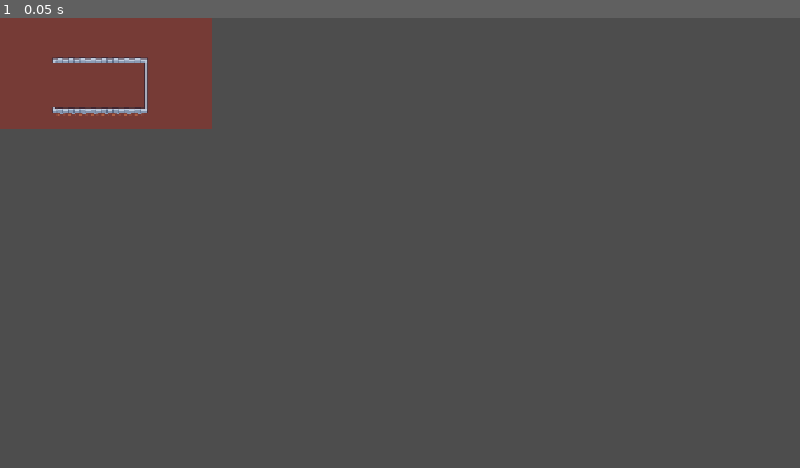
Above: before the commit, frame 1.
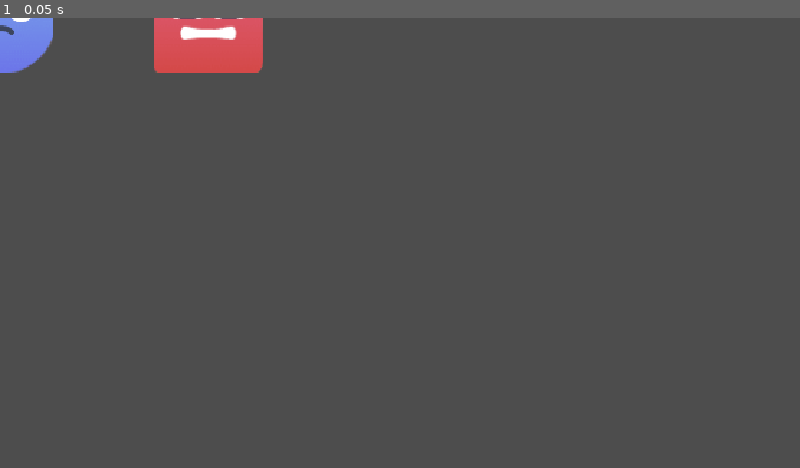
Above: after the commit, the same moment.

Repository: Samprisho/dots-revolution
Game: Godot game, scene res://main.tscn
Two runs of this game, one before a commit and one after it. Both use one fixed random seed, a clock stepped at 60 frames per second and the inputs below. Before the commit the project starts from res://scenes/levels/test_level.tscn.
Inputs:
- Up to frame 1 (0.05 s): no input

The runs differ from the first frame. In frame 1, 7.3% of the frame differs, in the area x 0-33%, y 0-25%.

Commit message:
Finished dot character and square character. Created seperate scenes for them and connected them to main.

Diff:
--- /dev/null
+++ b/dot.tscn
@@ -0,0 +1,51 @@
+[gd_scene format=3 uid="uid://ctnvxpiql1c40"]
+
+[ext_resource type="Texture2D" uid="uid://dcww4y6adnsds" path="res://assets/sprites/spritesheet_default.png" id="1_syhbm"]
+[ext_resource type="Texture2D" uid="uid://c1wydb8s4rfbw" path="res://assets/sprites/spritesheet_double.png" id="2_o7bw8"]
+
+[sub_resource type="CircleShape2D" id="CircleShape2D_2hs0m"]
+radius = 91.13726
+
+[sub_resource type="AtlasTexture" id="AtlasTexture_hqtel"]
+atlas = ExtResource("1_syhbm")
+region = Rect2(1, 148, 77, 78)
+
+[sub_resource type="SpriteFrames" id="SpriteFrames_6g1ex"]
+animations = [{
+"frames": [{
+"duration": 1.0,
+"texture": SubResource("AtlasTexture_hqtel")
+}],
+"loop": 1,
+"name": &"default",
+"speed": 5.0
+}]
+
+[sub_resource type="AtlasTexture" id="AtlasTexture_sweqy"]
+atlas = ExtResource("2_o7bw8")
+region = Rect2(121, 1093, 93, 49)
+
+[sub_resource type="SpriteFrames" id="SpriteFrames_lg1c5"]
+animations = [{
+"frames": [{
+"duration": 1.0,
+"texture": SubResource("AtlasTexture_sweqy")
+}],
+"loop": 1,
+"name": &"default",
+"speed": 5.0
+}]
+
+[node name="Dot" type="CharacterBody2D" unique_id=879685431]
+
+[node name="CollisionShape2D" type="CollisionShape2D" parent="." unique_id=103549076]
+shape = SubResource("CircleShape2D_2hs0m")
+
+[node name="DotSkeleton" type="Node2D" parent="." unique_id=744449641]
+
+[node name="Body" type="AnimatedSprite2D" parent="DotSkeleton" unique_id=1925438646]
+scale = Vector2(2, 2)
+sprite_frames = SubResource("SpriteFrames_6g1ex")
+
+[node name="Face" type="AnimatedSprite2D" parent="DotSkeleton" unique_id=1684589045]
+sprite_frames = SubResource("SpriteFrames_lg1c5")
--- /dev/null
+++ b/main.tscn
@@ -0,0 +1,14 @@
+[gd_scene format=3 uid="uid://bm8chq73mvkx4"]
+
+[ext_resource type="Script" uid="uid://cht5eoh2lecg7" path="res://main.gd" id="1_h2yge"]
+[ext_resource type="PackedScene" uid="uid://ctnvxpiql1c40" path="res://dot.tscn" id="2_lquwl"]
+[ext_resource type="PackedScene" uid="uid://8cjpftwrsltq" path="res://square.tscn" id="3_h2yge"]
+
+[node name="Main" type="Area2D" unique_id=2111529812]
+script = ExtResource("1_h2yge")
+metadata/_edit_group_ = true
+
+[node name="Dot" parent="." unique_id=879685431 instance=ExtResource("2_lquwl")]
+
+[node name="Square" parent="." unique_id=361667307 instance=ExtResource("3_h2yge")]
+position = Vector2(300, 0)
--- a/player.tscn
+++ /dev/null
@@ -1,48 +0,0 @@
-[gd_scene format=3 uid="uid://bm8chq73mvkx4"]
-
-[ext_resource type="Script" uid="uid://cht5eoh2lecg7" path="res://player.gd" id="1_onrkg"]
-[ext_resource type="Texture2D" uid="uid://dcww4y6adnsds" path="res://assets/sprites/spritesheet_default.png" id="2_i3pqv"]
-
-[sub_resource type="AtlasTexture" id="AtlasTexture_hqtel"]
-atlas = ExtResource("2_i3pqv")
-region = Rect2(336, 0, 79, 79)
-
-[sub_resource type="SpriteFrames" id="SpriteFrames_lwu45"]
-animations = [{
-"frames": [{
-"duration": 1.0,
-"texture": SubResource("AtlasTexture_hqtel")
-}],
-"loop": 1,
-"name": &"PlayerMoveDown",
-"speed": 5.0
-}, {
-"frames": [],
-"loop": 1,
-"name": &"PlayerMoveLeft",
-"speed": 5.0
-}, {
-"frames": [],
-"loop": 1,
-"name": &"PlayerMoveRight",
-"speed": 5.0
-}, {
-"frames": [],
-"loop": 1,
-"name": &"PlayerMoveUp",
-"speed": 5.0
-}]
-
-[node name="Player" type="Area2D" unique_id=2111529812]
-position = Vector2(136, 107)
-script = ExtResource("1_onrkg")
-metadata/_edit_group_ = true
-
-[node name="AnimatedSprite2D" type="AnimatedSprite2D" parent="." unique_id=759700781]
-position = Vector2(7, 4)
-scale = Vector2(1.02, 1)
-sprite_frames = SubResource("SpriteFrames_lwu45")
-animation = &"PlayerMoveDown"
-
-[node name="CollisionShape2D" type="CollisionShape2D" parent="." unique_id=400150586]
-position = Vector2(7, 3)
--- a/project.godot
+++ b/project.godot
@@ -11,7 +11,7 @@
 [application]
 
 config/name="Dots Revolution"
-run/main_scene="uid://bnue510njyihg"
+run/main_scene="uid://bm8chq73mvkx4"
 config/features=PackedStringArray("4.7", "Forward Plus")
 
 [display]
--- /dev/null
+++ b/square.tscn
@@ -0,0 +1,52 @@
+[gd_scene format=3 uid="uid://8cjpftwrsltq"]
+
+[ext_resource type="Texture2D" uid="uid://dcww4y6adnsds" path="res://assets/sprites/spritesheet_default.png" id="1_2eeqm"]
+
+[sub_resource type="RectangleShape2D" id="RectangleShape2D_6g1ex"]
+size = Vector2(184, 181)
+
+[sub_resource type="AtlasTexture" id="AtlasTexture_7mycd"]
+atlas = ExtResource("1_2eeqm")
+region = Rect2(257, 0, 79, 79)
+
+[sub_resource type="SpriteFrames" id="SpriteFrames_qvufb"]
+animations = [{
+"frames": [{
+"duration": 1.0,
+"texture": SubResource("AtlasTexture_7mycd")
+}],
+"loop": 1,
+"name": &"default",
+"speed": 5.0
+}]
+
+[sub_resource type="AtlasTexture" id="AtlasTexture_5epwn"]
+atlas = ExtResource("1_2eeqm")
+region = Rect2(400, 390, 55, 32)
+
+[sub_resource type="SpriteFrames" id="SpriteFrames_272bh"]
+animations = [{
+"frames": [{
+"duration": 1.0,
+"texture": SubResource("AtlasTexture_5epwn")
+}],
+"loop": 1,
+"name": &"default",
+"speed": 5.0
+}]
+
+[node name="Square" type="CharacterBody2D" unique_id=361667307]
+
+[node name="CollisionShape2D" type="CollisionShape2D" parent="." unique_id=1849405406]
+position = Vector2(-1, 0.5)
+shape = SubResource("RectangleShape2D_6g1ex")
+
+[node name="SquareSkeleton" type="Node2D" parent="." unique_id=1501733187]
+
+[node name="Body" type="AnimatedSprite2D" parent="SquareSkeleton" unique_id=1681539513]
+scale = Vector2(2, 2)
+sprite_frames = SubResource("SpriteFrames_qvufb")
+
+[node name="Face" type="AnimatedSprite2D" parent="SquareSkeleton" unique_id=884331823]
+scale = Vector2(2, 2)
+sprite_frames = SubResource("SpriteFrames_272bh")
Renamed: player.gd -> main.gd
Renamed: player.gd.uid -> main.gd.uid
